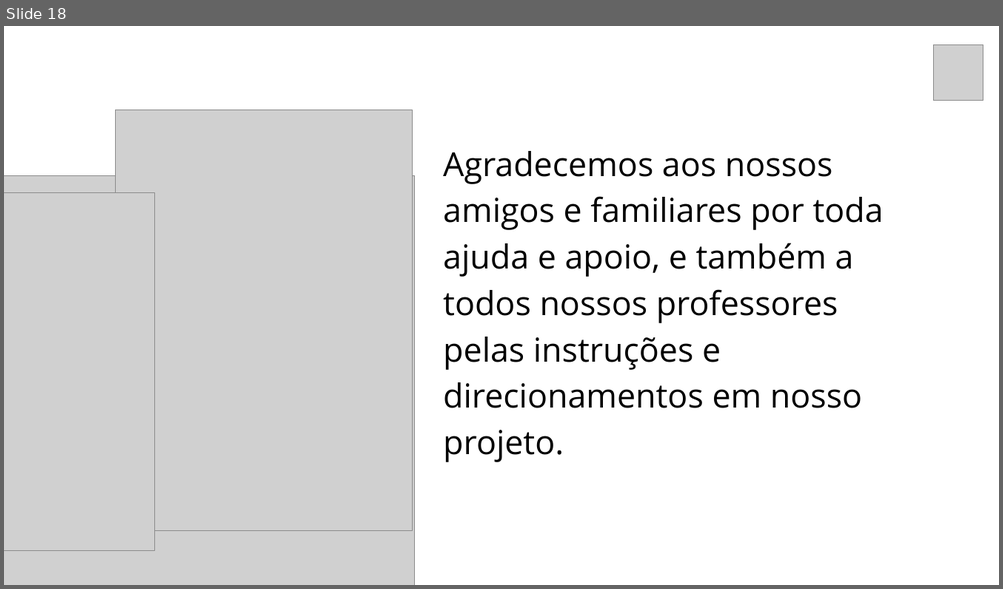
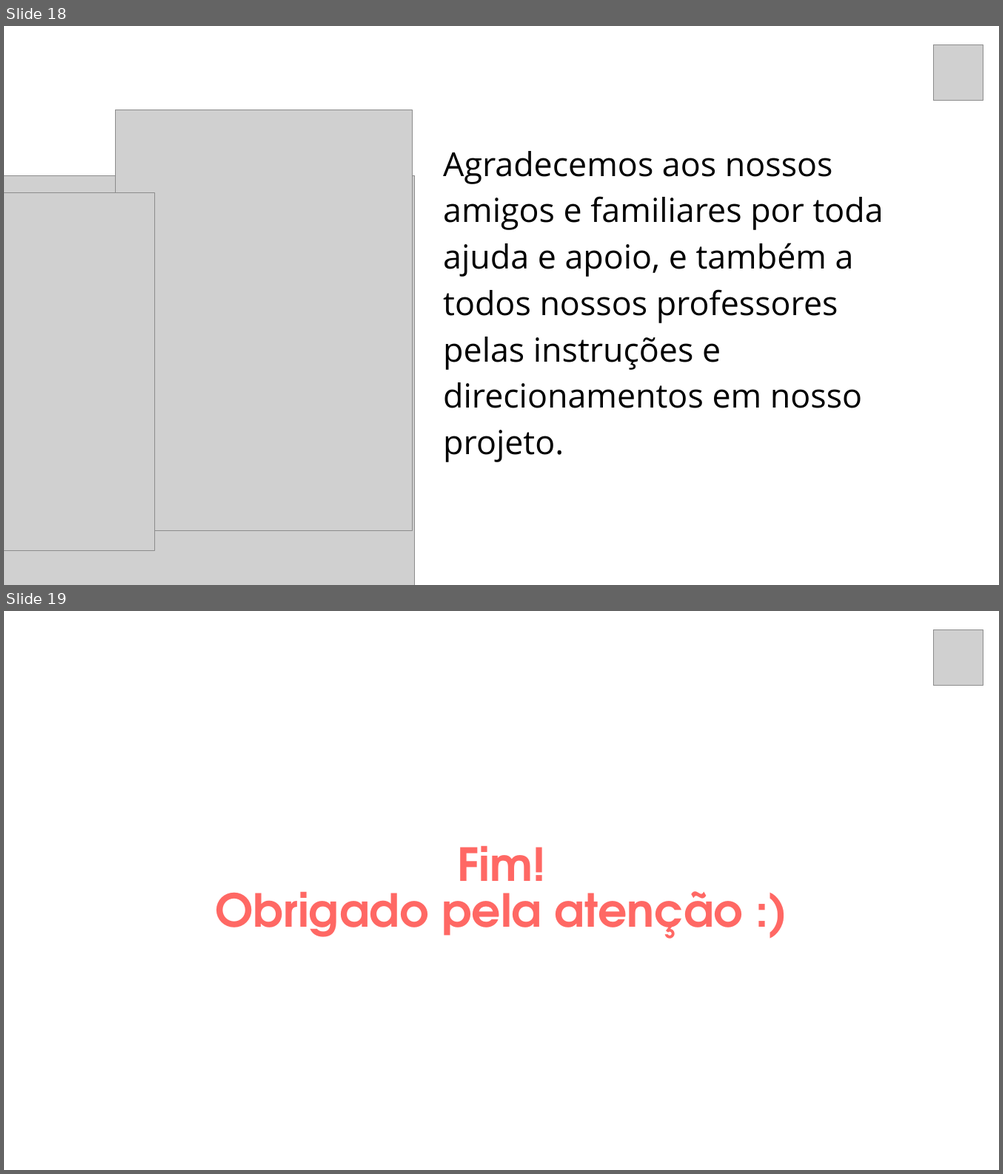
Before and after one commit to christian-raphael/Pyxis, a slide deck: Documentação/Pyxis.pptx. Shown one above the other, each under a label of ours: slide 18 before the commit, slides 18 and 19 after it. The pictures are 1003x589 and 1003x1174 pixels, drawn with LibreOffice and Linux fonts; fonts in the diff are those of the drawing; grey boxes stand for pictures. Boxes give left, top, right and bottom in pixels: in the first picture for what was removed or moved away, otherwise in the second. Text is boxed around its words. In the diff, an @@ line names an element or a change of style, - is before the commit and + after.

Commit message:
Slide de 'Fim' adicionado

```diff
--- a/Documentação/Pyxis.pptx
+++ b/Documentação/Pyxis.pptx
@@ slide 19 added at [4,611,999,1170], background #FFFFFF @@
@@ picture added at [933,629,982,686] @@
@@ text added at [215,846,743,939], 66 pt, text #FF6864, bold @@
+Fim!
+Obrigado pela atenção :)
```
